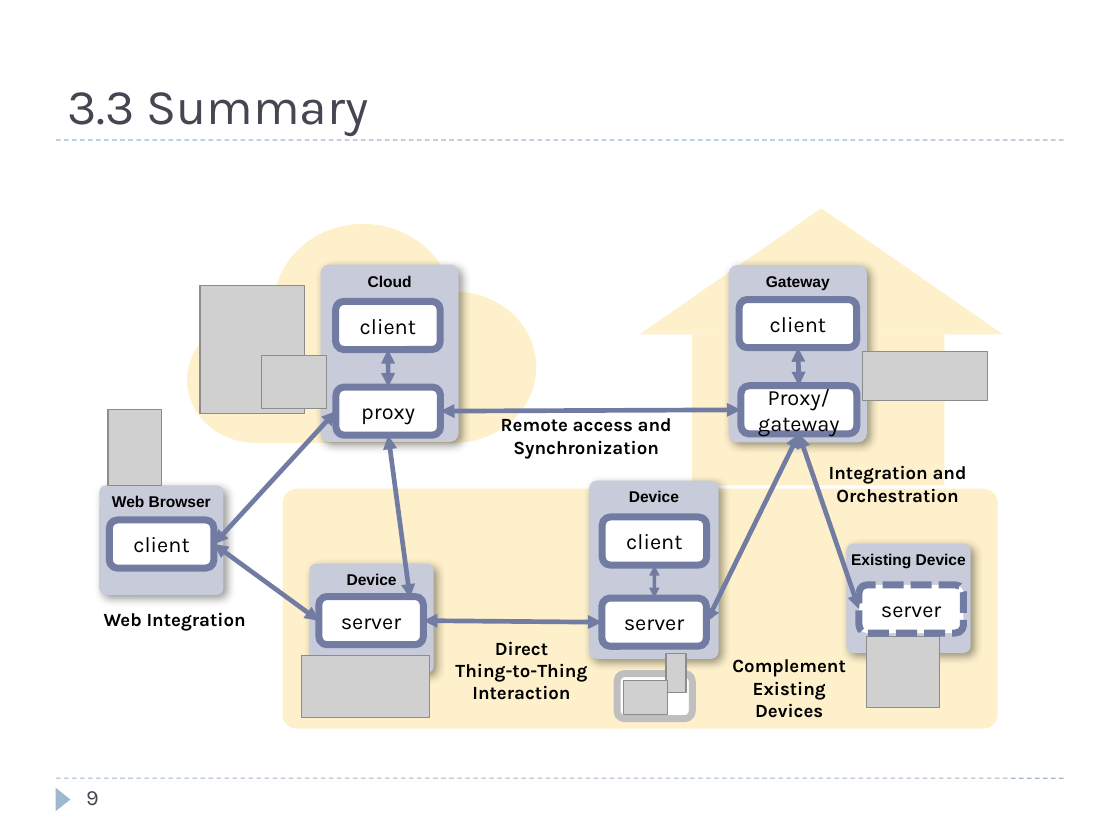
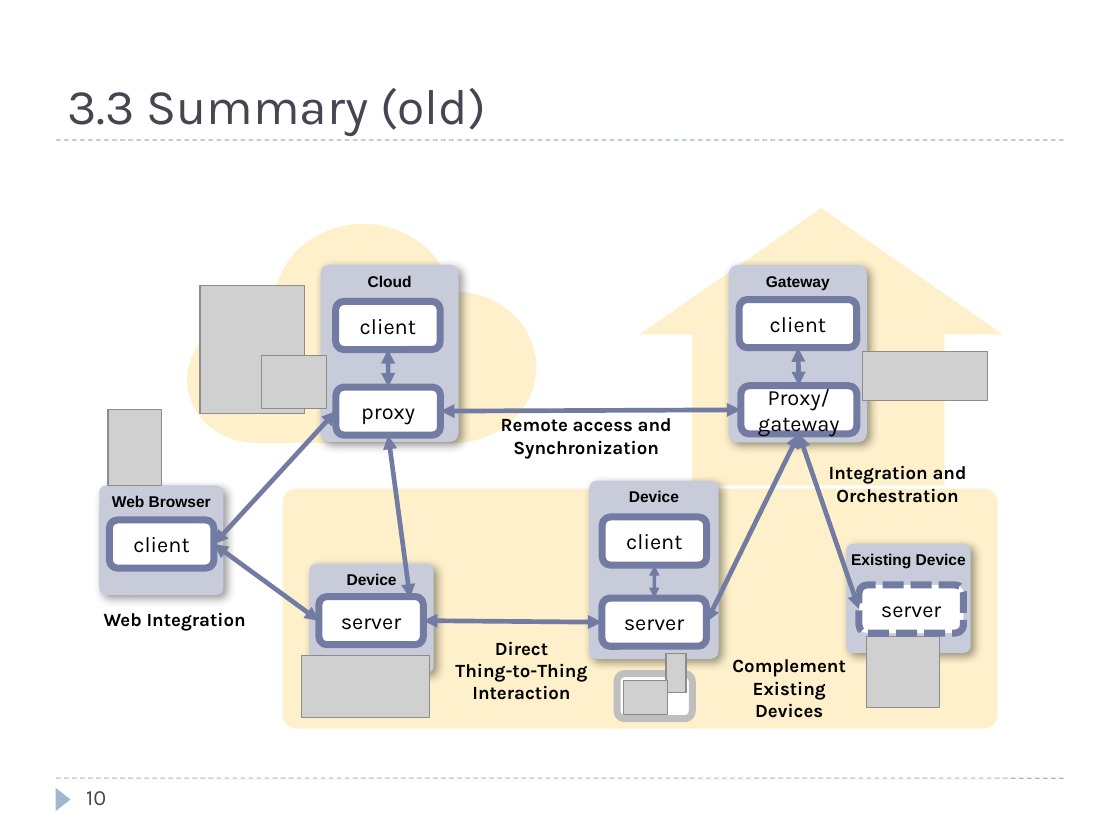
Before and after one commit to w3c/wot-architecture, a slide deck: slide 10 of images/arch-figures-matsukura.pptm (slide 9 before the commit). Drawn at 1120x840 pixels with LibreOffice and Linux fonts; fonts in the diff are those of the drawing; grey boxes stand for pictures. Boxes give left, top, right and bottom in pixels: in the first picture for what was removed or moved away, otherwise in the second. Text is boxed around its words. In the diff, an @@ line names an element or a change of style, - is before the commit and + after.

```diff
--- a/images/arch-figures-matsukura.pptm
+++ b/images/arch-figures-matsukura.pptm
@@ title at bbox=[67, 88, 486, 136]: text changed @@
-3.3 Summary
+3.3 Summary (old)
@@ page number at bbox=[86, 791, 106, 805]: text changed @@
-9
+10
```
Also in this commit, not shown: 1 slide added, 1 other file.
